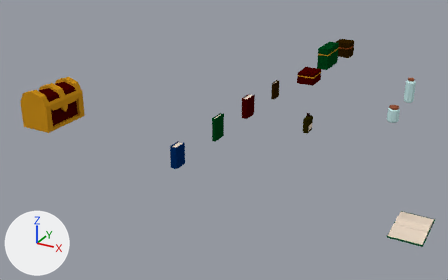
One commit to the Blender file Interior/interior_objs.blend: the scene before it, then after it.
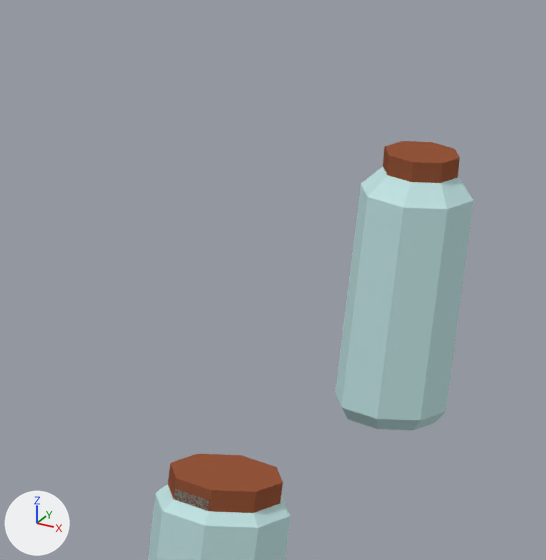
The first picture shows the older version from a camera (50 mm lens) standing at (2.01, -8.03, 3.57) and looking at (-2.51, 0.19, -0.54). The close-ups show both versions on the part from 84% to 94% of the width and 23% to 41% of the height of that picture; other places that the commit changed are outside them. The lights are fixed; the arrows at lower left show +X, +Y and +Z. The same objects are shown in both versions, whatever each file hides.

Names of what the first close-up shows: 'Jar01_0.11x0.11x0.16', 'Jar02_0.08x0.08x0.2'.
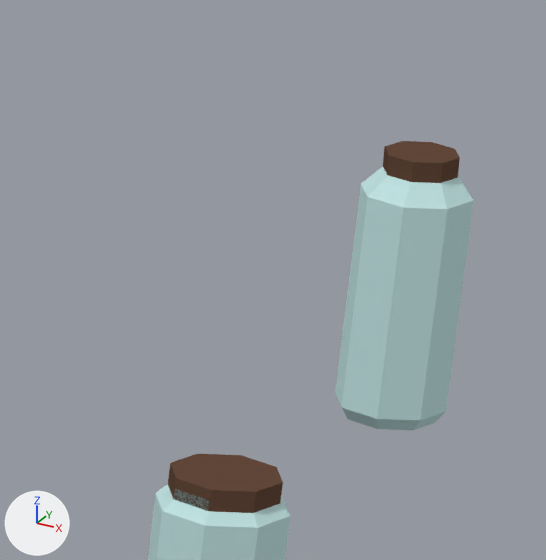
Location of each change, [x1, y1, x2, y2] in pixels of the close-ups (546 x 560 px):
part 1 of me_jar01_0_11x0_11x0_16_a, recoloured: [168, 454, 283, 513] in both
part 2 of me_jar02_0_08x0_08x0_2_a, recoloured: [383, 141, 460, 183] in both

The change, as a list of edits to the scene's bpy script:
```text
Change me_jar01_0_11x0_11x0_16_a:
    where me_jar01_0_11x0_11x0_16_a.from_pydata(...)  # 42 vertices, 35 faces; spans x -0.09..0.09, y -0.09..0.09, z 0.0..0.24
    used by ob_jar01_0_11x0_11x0_16; location = (0.0, 1.0, 0.0)
    me_jar01_0_11x0_11x0_16_a part 1: all 9 faces that had it switch from mat_cooper (brown #96573b) to mat_wood (brown #64493b)
Change me_jar02_0_08x0_08x0_2_a:
    where me_jar02_0_08x0_08x0_2_a.from_pydata(...)  # 40 vertices, 34 faces; spans x -0.08..0.08, y -0.08..0.08, z 0.0..0.4
    used by ob_jar02_0_08x0_08x0_2; location = (0.0, 2.0, 0.0)
    me_jar02_0_08x0_08x0_2_a part 2: all 9 faces that had it switch from mat_cooper (brown #96573b) to mat_wood (brown #64493b)
```
